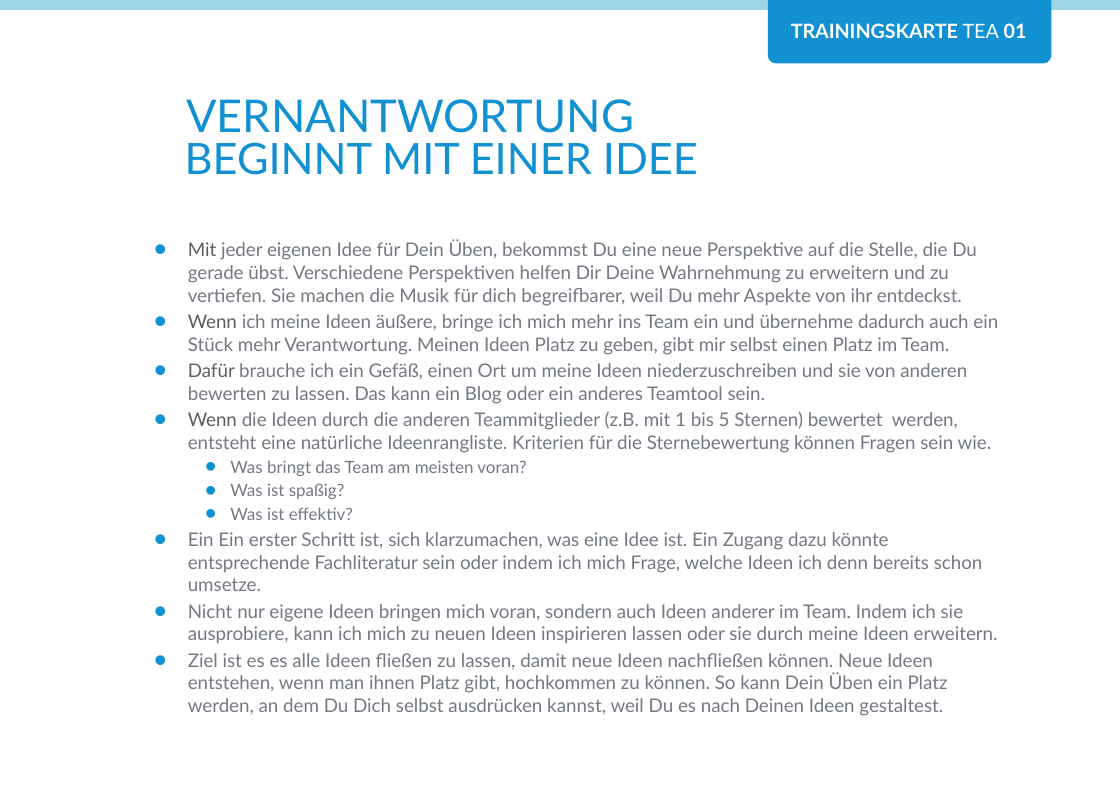
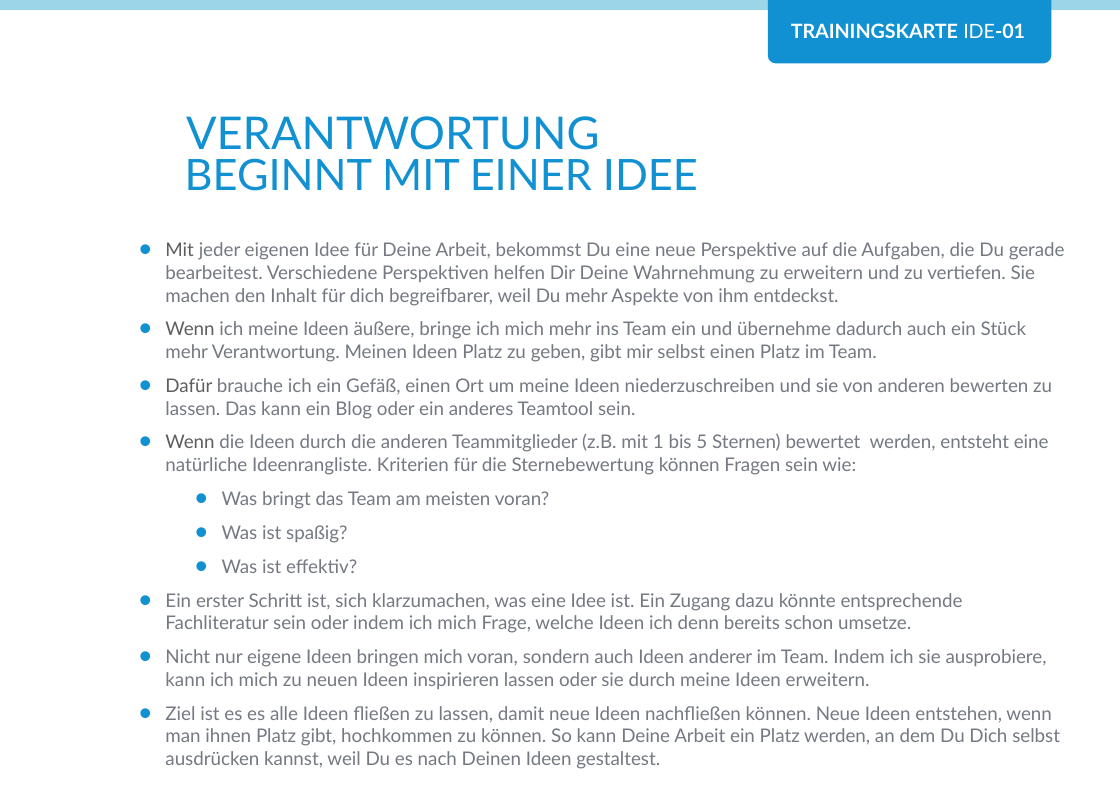
Before and after one commit to Teamtool/training-materials, a slide deck: slide 1 of agile moves/Ideas (IDE)/ger_IDE_01_Verantwortung_beginnt_mit einer_Idee.pptx. Drawn at 1120x789 pixels with LibreOffice and Linux fonts; fonts in the diff are those of the drawing; background and template pictures are left out. Boxes give left, top, right and bottom in pixels: in the first picture for what was removed or moved away, otherwise in the second. Text is boxed around its words. In the diff, an @@ line names an element or a change of style, - is before the commit and + after.

Commit message:
IDE01
Schreibfehler ausgebessert
Benennung im Master angepasst
Masterbereiche verschoben
Inhaltlich von MM auf AM verändert

```diff
--- a/agile moves/Ideas (IDE)/ger_IDE_01_Verantwortung_beginnt_mit einer_Idee.pptx
+++ b/agile moves/Ideas (IDE)/ger_IDE_01_Verantwortung_beginnt_mit einer_Idee.pptx
@@ text at (x1=791, y1=23, x2=1025, y2=38): text changed @@
-TRAININGSKARTE TEA 01
+TRAININGSKARTE IDE-01
@@ title at (x1=186, y1=116, x2=599, y2=150): text changed @@
-VERNANTWORTUNG
+VERANTWORTUNG
@@ subtitle "BEGINNT MIT EINER IDEE" moved from (x1=185, y1=142, x2=698, y2=175) to (x1=185, y1=158, x2=698, y2=191) @@
@@ text "Mit jeder eigenen Idee für ..." moved from (x1=188, y1=240, x2=998, y2=716) to (x1=165, y1=242, x2=1065, y2=767) @@
@@ text at (x1=165, y1=242, x2=1065, y2=306): text changed @@
-  • Mit jeder eigenen Idee für Dein Üben, bekommst Du eine neue Perspektive auf die Stelle, die Du gerade übst. Verschiedene Perspektiven helfen Dir Deine Wahrnehmung zu erweitern und zu vertiefen. Sie machen die Musik für dich begreifbarer, weil Du mehr Aspekte von ihr entdeckst.
+  • Mit jeder eigenen Idee für Deine Arbeit, bekommst Du eine neue Perspektive auf die Aufgaben, die Du gerade bearbeitest. Verschiedene Perspektiven helfen Dir Deine Wahrnehmung zu erweitern und zu vertiefen. Sie machen den Inhalt für dich begreifbarer, weil Du mehr Aspekte von ihm entdeckst.
@@ text at (x1=165, y1=321, x2=1052, y2=689): size 9 to 10 pt in "Was bringt das Team am meisten voran?", "Was ist spaßig?", "Was ist effektiv?"; indent changed; more space between paragraphs @@
@@ text at (x1=165, y1=433, x2=1049, y2=475): text changed @@
-  • Wenn die Ideen durch die anderen Teammitglieder (z.B. mit 1 bis 5 Sternen) bewertet werden, entsteht eine natürliche Ideenrangliste. Kriterien für die Sternebewertung können Fragen sein wie.
+  • Wenn die Ideen durch die anderen Teammitglieder (z.B. mit 1 bis 5 Sternen) bewertet werden, entsteht eine natürliche Ideenrangliste. Kriterien für die Sternebewertung können Fragen sein wie:
@@ text at (x1=165, y1=593, x2=963, y2=633): text changed @@
-  • Ein Ein erster Schritt ist, sich klarzumachen, was eine Idee ist. Ein Zugang dazu könnte entsprechende Fachliteratur sein oder indem ich mich Frage, welche Ideen ich denn bereits schon umsetze.
+  • Ein erster Schritt ist, sich klarzumachen, was eine Idee ist. Ein Zugang dazu könnte entsprechende Fachliteratur sein oder indem ich mich Frage, welche Ideen ich denn bereits schon umsetze.
@@ text at (x1=165, y1=706, x2=1060, y2=767): text changed @@
-  • Ziel ist es es alle Ideen fließen zu lassen, damit neue Ideen nachfließen können. Neue Ideen entstehen, wenn man ihnen Platz gibt, hochkommen zu können. So kann Dein Üben ein Platz werden, an dem Du Dich selbst ausdrücken kannst, weil Du es nach Deinen Ideen gestaltest.
+  • Ziel ist es es alle Ideen fließen zu lassen, damit neue Ideen nachfließen können. Neue Ideen entstehen, wenn man ihnen Platz gibt, hochkommen zu können. So kann Deine Arbeit ein Platz werden, an dem Du Dich selbst ausdrücken kannst, weil Du es nach Deinen Ideen gestaltest.
```
Also in this commit, not shown: 1 other slide changed, 1 other file.
